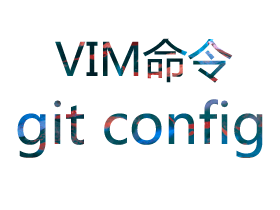
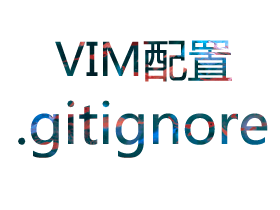
Comparing the layer stacks of the two (280, 210) images. Changes:
moved "图层 3" out of group "git config" over (17, 38, 268, 157)
added group "组 1" with 1 layers above "git config" over (18, 40, 268, 158)
added layer "title 副本" in group "组 1" over (18, 40, 268, 158)
hid group "git config" (1st of 2) (1 layers) over (17, 38, 268, 158)
